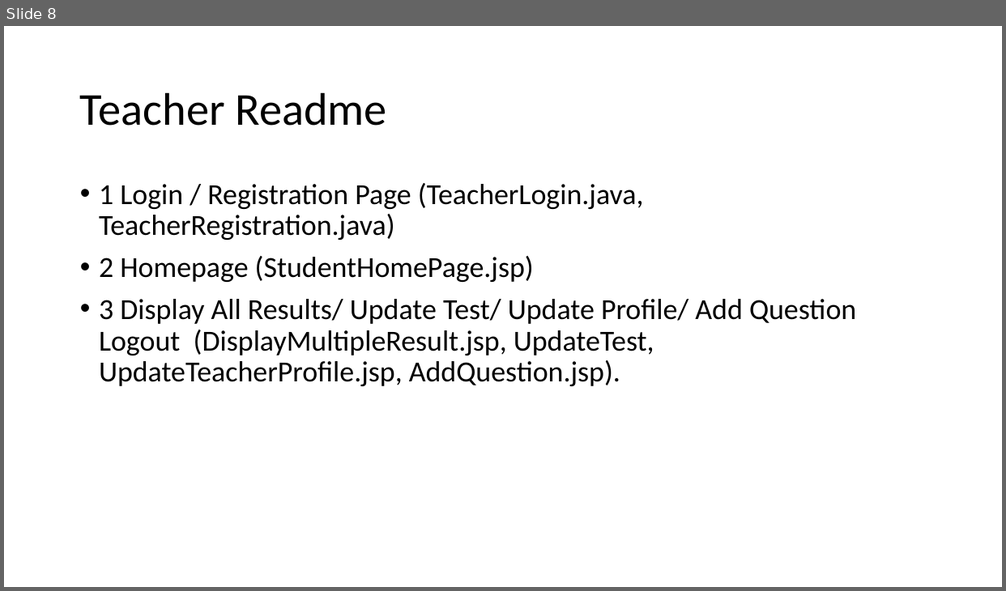
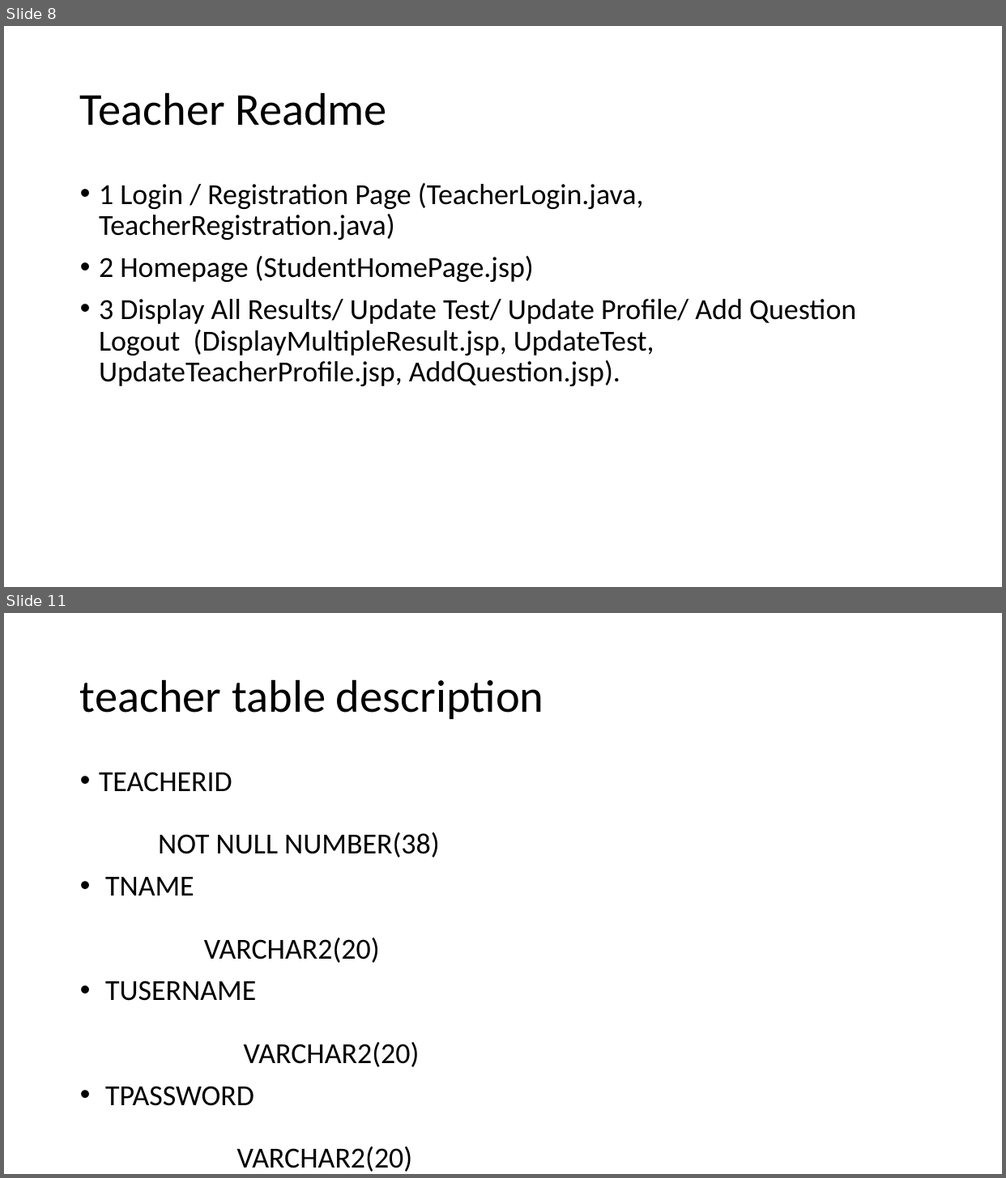
Before and after one commit to solankikrushna98/vwitsproject, a slide deck: Assignment.pptx. Shown one above the other, each under a label of ours: slide 8 before the commit, slides 8 and 11 after it; the slides between them are not shown. The pictures are 1006x591 and 1006x1178 pixels, drawn with LibreOffice and Linux fonts; fonts in the diff are those of the drawing. Boxes give left, top, right and bottom in pixels: in the first picture for what was removed or moved away, otherwise in the second. Text is boxed around its words. In the diff, an @@ line names an element or a change of style, - is before the commit and + after.

```diff
--- a/Assignment.pptx
+++ b/Assignment.pptx
@@ slide 11 added at (x1=4, y1=613, x2=1002, y2=1174), background #FFFFFF @@
@@ title added at (x1=80, y1=679, x2=543, y2=719), 44 pt, text #000000 @@
+teacher table description
@@ text added at (x1=99, y1=772, x2=440, y2=1172), 28 pt, text #000000 @@
+• TEACHERID NOT NULL NUMBER(38)
+• TNAME VARCHAR2(20)
+• TUSERNAME VARCHAR2(20)
+• TPASSWORD VARCHAR2(20)
```
Also in this commit, not shown: 3 other slides added.
